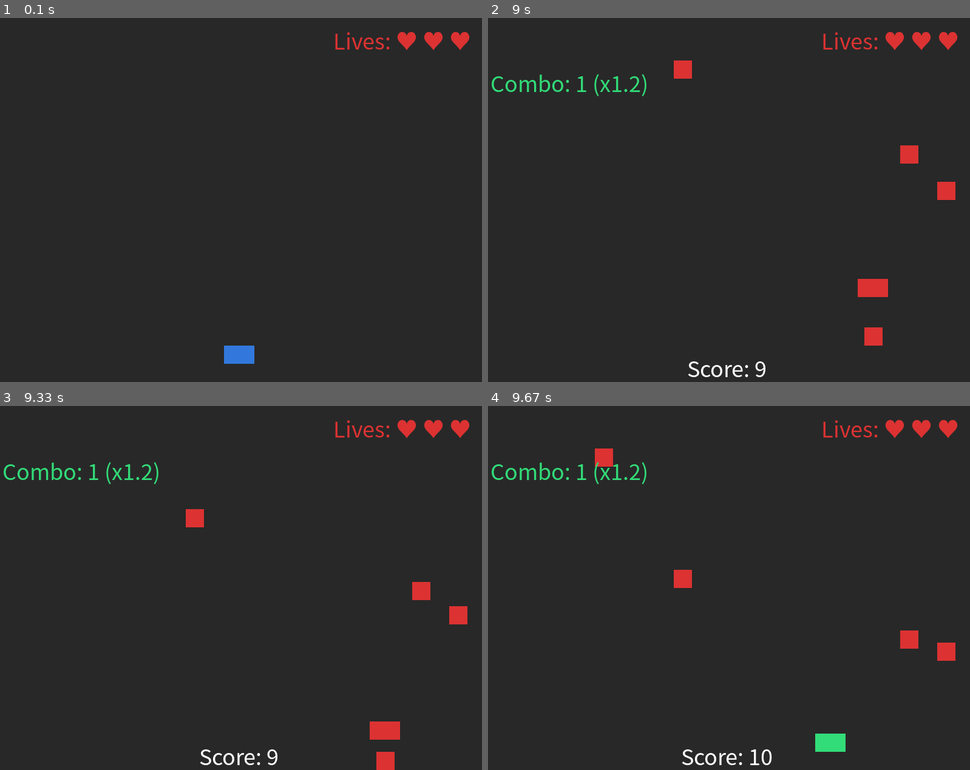
Above: before the commit, frames 1-4 (two rows, left to right).
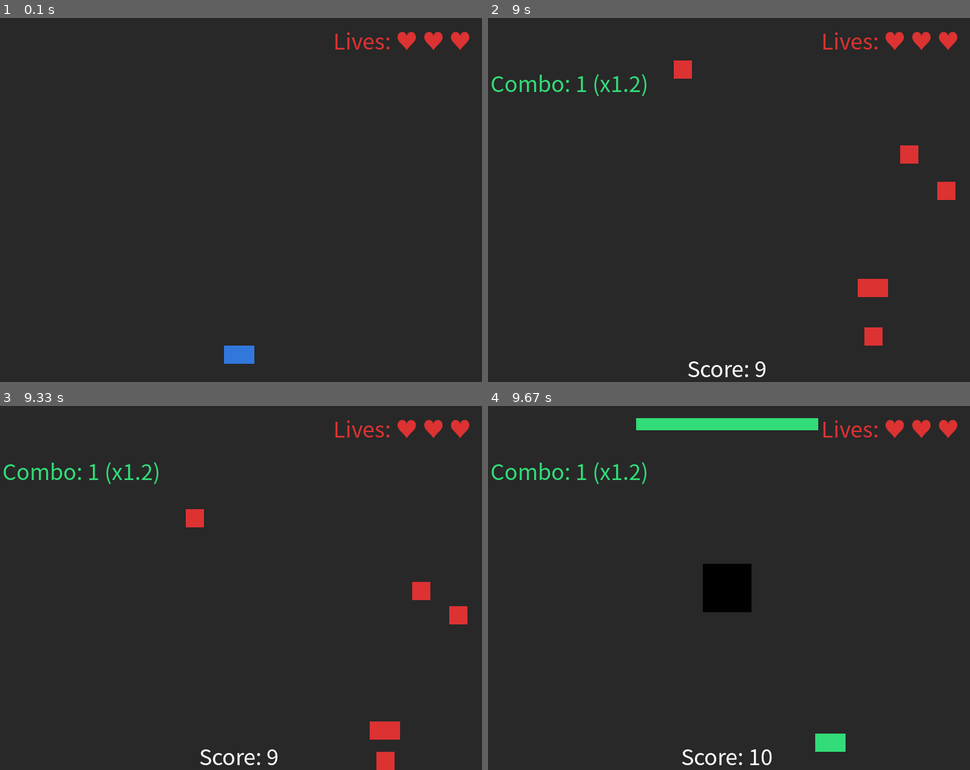
Above: after the commit, the same moments.

Repository: 20260184-commits/my-game
Game: pygame game, started from week5/week5.py
Same seed, same stepped clock (60 frames per second), same inputs: the game is played once before the commit and once after it.
Inputs:
- Up to frame 1 (0.1 s): no input
- Up to frame 2 (9 s): tap Space at 0.33, 0.73, 1.03, 1.23, 1.57, 1.87, 2.07, 2.37, 2.63, 2.97, 3.27, 3.4, 3.8, 4.1, 4.47, 4.87, 5.17, 5.37, 5.67, 5.87, 6.2, 6.5, 6.7, 7, 7.27, 7.6, 7.9, 8.03, 8.43, 8.73 s; hold Right 0.67-1.13 s; hold Up 1.17-1.47 s; hold Right 1.5-1.97 s; hold Left 2-2.53 s; hold Down 2.57-2.87 s; hold Left 2.9-3.3 s; hold Up 3.33-3.7 s; hold Right 3.73-4.37 s; hold Down 4.4-4.77 s; hold Left 4.8-5.27 s; hold Right 5.3-5.77 s; hold Up 5.8-6.1 s; hold Right 6.13-6.6 s; hold Left 6.63-7.17 s; hold Down 7.2-7.5 s; hold Left 7.53-7.93 s; hold Up 7.97-8.33 s; hold Right from 8.37 s (still down)
- Up to frame 3 (9.33 s): release Right at 9 s; hold Down from 9.03 s (still down); tap Space at 9.1 s
- Up to frame 4 (9.67 s): release Down at 9.4 s; hold Left from 9.43 s (still down); tap Space at 9.5 s

Frames 1-3 are identical in both runs. In frame 4, 3.4% of the frame differs, in the area x 22-97%, y 3-70%.

Commit message:
보스전 추가 및 수정

Diff:
--- a/week5/week5.py
+++ b/week5/week5.py
@@ -1,6 +1,7 @@
 import pygame
 import random
 import sys
+import math
 
 pygame.init()
 
@@ -27,6 +28,12 @@
 RED    = (220, 50,  50)
 GRAY   = (40,  40,  40)
 
+STATE_NORMAL = 0
+STATE_TRANSITION = 1
+STATE_PHASE1 = 2
+STATE_PHASE2 = 3
+STATE_CLEAR = 4
+
 screen = pygame.display.set_mode((WIDTH, HEIGHT))
 pygame.display.set_caption("Dodger")
 clock = pygame.time.Clock()
@@ -65,9 +72,9 @@
     lives_surface = font.render(lives_text, True, RED)
     screen.blit(lives_surface, (WIDTH - lives_surface.get_width() - 10, 10))
 
-def game_over_screen(score):
+def game_over_screen(score, title="GAME OVER", color=RED):
     screen.fill(GRAY)
-    screen.blit(font_big.render("GAME OVER", True, RED), (220, 220))
+    screen.blit(font_big.render(title, True, color), (220, 220))
     screen.blit(font.render(f"Score: {score}", True, WHITE), (350, 310))
     screen.blit(font.render("R: Restart   Q: Quit", True, WHITE), (270, 360))
     pygame.display.flip()
@@ -94,13 +101,28 @@
     cooldown_timer = 0
     score_timer = 0
 
-    # 콤보 변수
     combo_count = 0
     combo_multiplier = 1.0
     combo_timer = 0
 
     level_idx = 0
     level_cfg = LEVELS[level_idx]
+
+    # --- 보스 관련 변수 ---
+    boss_state = STATE_NORMAL
+    boss_hp = 100
+    boss_rect = pygame.Rect(WIDTH // 2 - 40, HEIGHT // 2 - 40, 80, 80)
+    boss_transition_timer = 0
+
+    # Phase 1 관련
+    green_squares = []
+    yellow_bullets = []
+    bullet_spawn_timer = 0
+
+    # Phase 2 관련
+    earthquake_waves = []
+    wave_spawn_timer = 0
+    boss_parry_count = 0
 
     while True:
         clock.tick(FPS)
@@ -116,25 +138,19 @@
         if score != last_score:
             score_timer = 60
             last_score = score
-
         if score_timer > 0: score_timer -= 1
 
-        # 타이머 및 콤보 관리
         if parry_timer > 0:
             parry_timer -= 1
             if parry_timer == 0 and not parry_successful:
                 cooldown_timer = PARRY_COOLDOWN
 
-        if cooldown_timer > 0:
-            cooldown_timer -= 1
-
-        if combo_timer > 0:
-            combo_timer -= 1
+        if cooldown_timer > 0: cooldown_timer -= 1
+        if combo_timer > 0: combo_timer -= 1
         else:
             combo_count = 0
             combo_multiplier = 1.0
 
-        # 이펙트 업데이트
         for fx in parry_effects[:]:
             fx["radius"] += 10
             if fx["radius"] >= fx["max_radius"]:
@@ -146,74 +162,205 @@
         if keys[pygame.K_UP]    and player.top   > 0:     player.y -= 5
         if keys[pygame.K_DOWN]  and player.bottom < HEIGHT: player.y += 5
 
-        spawn_timer += 1
-        if spawn_timer >= level_cfg["spawn"]:
-            spawn_timer = 0
-            rect, speed = spawn_enemy(level_cfg)
-            enemies.append([rect, speed])
-
-        survived = []
-        for pair in enemies:
-            pair[0].y += pair[1]
-            if pair[0].top < HEIGHT:
-                survived.append(pair)
-            else:
-                score += 1
-        enemies = survived
-
+        # --- 게임 로직 분기 ---
+        if boss_state == STATE_NORMAL:
+            spawn_timer += 1
+            if spawn_timer >= level_cfg["spawn"]:
+                spawn_timer = 0
+                rect, speed = spawn_enemy(level_cfg)
+                enemies.append([rect, speed])
+
+            survived = []
+            for pair in enemies:
+                pair[0].y += pair[1]
+                if pair[0].top < HEIGHT: survived.append(pair)
+                else: score += 1
+            enemies = survived
+
+            if score >= 10:
+                enemies.clear()
+                boss_state = STATE_TRANSITION
+                boss_transition_timer = 90
+
+        elif boss_state == STATE_TRANSITION:
+            boss_transition_timer -= 1
+            if boss_transition_timer <= 0:
+                boss_state = STATE_PHASE1
+                # [수정] 사각형 위치: 보스(80x80) 외곽에서 40px 떨어지도록 offset 계산
+                # 보스 중심에서 사각형 중심까지 거리 = 40(보스반폭) + 40(간격) + 15(사각형반폭) = 95
+                offset = 95
+                green_squares = [
+                    pygame.Rect(boss_rect.centerx - offset, boss_rect.centery - offset, 30, 30),
+                    pygame.Rect(boss_rect.centerx + offset - 30, boss_rect.centery - offset, 30, 30),
+                    pygame.Rect(boss_rect.centerx - offset, boss_rect.centery + offset - 30, 30, 30),
+                    pygame.Rect(boss_rect.centerx + offset - 30, boss_rect.centery + offset - 30, 30, 30)
+                ]
+
+        elif boss_state == STATE_PHASE1:
+            # [수정] 탄막 소환 속도 향상 (50 -> 30)
+            bullet_spawn_timer += 1
+            if bullet_spawn_timer >= 30:
+                bullet_spawn_timer = 0
+                angle = math.atan2(player.centery - boss_rect.centery, player.centerx - boss_rect.centerx)
+                yellow_bullets.append({
+                    "pos": list(boss_rect.center),
+                    "vel": [math.cos(angle) * 7, math.sin(angle) * 7], # [수정] 탄막 속도 향상 (4 -> 7)
+                    "radius": 8
+                })
+
+            for b in yellow_bullets[:]:
+                b["pos"][0] += b["vel"][0]
+                b["pos"][1] += b["vel"][1]
+                b_rect = pygame.Rect(b["pos"][0]-8, b["pos"][1]-8, 16, 16)
+
+                hit_sq = False
+                for sq in green_squares[:]:
+                    if b_rect.colliderect(sq):
+                        green_squares.remove(sq)
+                        hit_sq = True
+                        break
+                if hit_sq:
+                    yellow_bullets.remove(b)
+                    continue
+
+                if not screen.get_rect().collidepoint(b["pos"]):
+                    yellow_bullets.remove(b)
+
+            if len(green_squares) == 0:
+                boss_hp = 50
+                boss_state = STATE_PHASE2
+
+        elif boss_state == STATE_PHASE2:
+            wave_spawn_timer += 1
+            if wave_spawn_timer >= 100:
+                wave_spawn_timer = 0
+                earthquake_waves.append({
+                    "x": boss_rect.centerx, "y": boss_rect.centery,
+                    "radius": 0, "speed": 5, "color": RED
+                })
+
+            for w in earthquake_waves[:]:
+                w["radius"] += w["speed"]
+                if w["radius"] > WIDTH * 1.5:
+                    earthquake_waves.remove(w)
+
+        # --- [통합] 충돌 및 데미지 판정 ---
         if invincible > 0:
             invincible -= 1
         else:
+            hit_detected = False
+
+            # 1. 패링 중일 때 (쳐내기)
             if parry_timer > 0:
-                new_enemies = []
-                hit_something = False
-                for pair in enemies:
+                # 일반 적 패링
+                for pair in enemies[:]:
                     if player.colliderect(pair[0]):
-                        # 콤보 및 점수 적용
-                        combo_count += 1
-                        combo_multiplier = round(combo_multiplier * 1.2, 2)
-                        combo_timer = COMBO_DURATION
-                        score += int(1 * combo_multiplier)
-
-                        hit_something = True
-                    else:
-                        new_enemies.append(pair)
-                enemies = new_enemies
-
-                if hit_something:
+                        enemies.remove(pair)
+                        hit_detected = True
+
+                # 보스 1페이즈 패링 (탄막, 사각형, 보스)
+                if boss_state == STATE_PHASE1:
+                    for b in yellow_bullets[:]:
+                        if player.colliderect(pygame.Rect(b["pos"][0]-8, b["pos"][1]-8, 16, 16)):
+                            yellow_bullets.remove(b)
+                            hit_detected = True
+                    for sq in green_squares[:]:
+                        if player.colliderect(sq):
+                            green_squares.remove(sq)
+                            hit_detected = True
+                    if player.colliderect(boss_rect):
+                        hit_detected = True
+
+                # [수정] 보스 2페이즈 패링 (지진파를 쳐내기)
+                if boss_state == STATE_PHASE2:
+                    for w in earthquake_waves[:]:
+                        dist = math.hypot(player.centerx - w['x'], player.centery - w['y'])
+                        # 지진파 경계선 근처에 플레이어가 있다면 패링 성공!
+                        if abs(dist - w['radius']) < 40:
+                            earthquake_waves.remove(w)
+                            boss_parry_count += 1
+                            hit_detected = True
+
+                            # [수정] 카운트가 6이 되었을 때만 승리 화면을 띄우고 함수를 종료(return)함
+                            if boss_parry_count >= 6:
+                                if game_over_screen(score, "VICTORY!", GREEN):
+                                    main()
+                                return # 보스를 이겼을 때만 루프를 완전히 빠져나감
+                # 패링 성공 시 공통 효과 (이 부분은 기존과 동일)
+                if hit_detected:
+                    combo_count += 1
+                    combo_multiplier = round(combo_multiplier * 1.2, 2)
+                    combo_timer = COMBO_DURATION
+                    score += int(1 * combo_multiplier)
                     parry_timer = 0
                     parry_successful = True
                     parry_effects.append({"center": player.center, "radius": 25, "max_radius": 600})
+
+            # 2. 패링 중이 아닐 때 (데미지 입음)
             else:
                 for pair in enemies:
-                    if player.colliderect(pair[0]):
-                        lives -= 1
-                        invincible = 90
-                        enemies.clear()
-                        # 콤보 초기화
-                        combo_count = 0
-                        combo_multiplier = 1.0
-                        combo_timer = 0
-                        if lives <= 0:
-                            if game_over_screen(score):
-                                main()
-                            return
-                        break
-
-        level_idx = min(score // 20, len(LEVELS) - 1)
-        level_cfg = LEVELS[level_idx]
-
+                    if player.colliderect(pair[0]): hit_detected = True
+                if boss_state != STATE_NORMAL and player.colliderect(boss_rect): hit_detected = True
+
+                if boss_state == STATE_PHASE1:
+                    for b in yellow_bullets:
+                        if player.colliderect(pygame.Rect(b["pos"][0]-8, b["pos"][1]-8, 16, 16)):
+                            hit_detected = True
+                    for sq in green_squares:
+                        if player.colliderect(sq): hit_detected = True
+
+                if boss_state == STATE_PHASE2:
+                    for w in earthquake_waves:
+                        dist = math.hypot(player.centerx - w['x'], player.centery - w['y'])
+                        if abs(dist - w['radius']) < 20:
+                            hit_detected = True
+
+                if hit_detected:
+                    lives -= 1
+                    invincible = 90
+                    enemies.clear()
+                    combo_count = 0
+                    combo_multiplier = 1.0
+                    combo_timer = 0
+                    if lives <= 0:
+                        if game_over_screen(score, "GAME OVER", RED):
+                            main()
+                        return
+
+        # --- 그리기 로직 ---
         screen.fill(GRAY)
+        if boss_state == STATE_TRANSITION:
+            pygame.draw.rect(screen, WHITE, boss_rect, 2)
+
+        if boss_state != STATE_NORMAL:
+            pygame.draw.rect(screen, BLACK, boss_rect)
+            bar_width = 300
+            pygame.draw.rect(screen, RED, (WIDTH//2 - bar_width//2, 20, bar_width, 20))
+            current_hp_w = bar_width * (boss_hp / 100)
+            pygame.draw.rect(screen, GREEN, (WIDTH//2 - bar_width//2, 20, current_hp_w, 20))
+
+        if boss_state == STATE_PHASE1:
+            for sq in green_squares: pygame.draw.rect(screen, GREEN, sq)
+            for b in yellow_bullets: pygame.draw.circle(screen, (255, 255, 0), (int(b["pos"][0]), int(b["pos"][1])), b["radius"])
+
+        if boss_state == STATE_PHASE2:
+            for w in earthquake_waves:
+                pygame.draw.circle(screen, w['color'], (int(w['x']), int(w['y'])), int(w['radius']), 3)
+            count_txt = font.render(f"Boss Parry: {boss_parry_count}/6", True, WHITE)
+            screen.blit(count_txt, (WIDTH//2 - count_txt.get_width()//2, 50))
+
+        if boss_state == STATE_CLEAR:
+            screen.fill(GRAY)
+            screen.blit(font_big.render("VICTORY!", True, GREEN), (WIDTH//2 - 150, HEIGHT//2 - 50))
+            pygame.display.flip()
+            # (승리 후 대기 로직 생략)
 
         for fx in parry_effects:
             pygame.draw.circle(screen, WHITE, fx["center"], int(fx["radius"]), 3)
 
-        if cooldown_timer > 0:
-            player_color = RED
-        elif parry_timer > 0:
-            player_color = GREEN
-        else:
-            player_color = BLUE
+        if cooldown_timer > 0: player_color = RED
+        elif parry_timer > 0: player_color = GREEN
+        else: player_color = BLUE
 
         blink = (invincible // 10) % 2 == 0
         if blink or invincible == 0:
